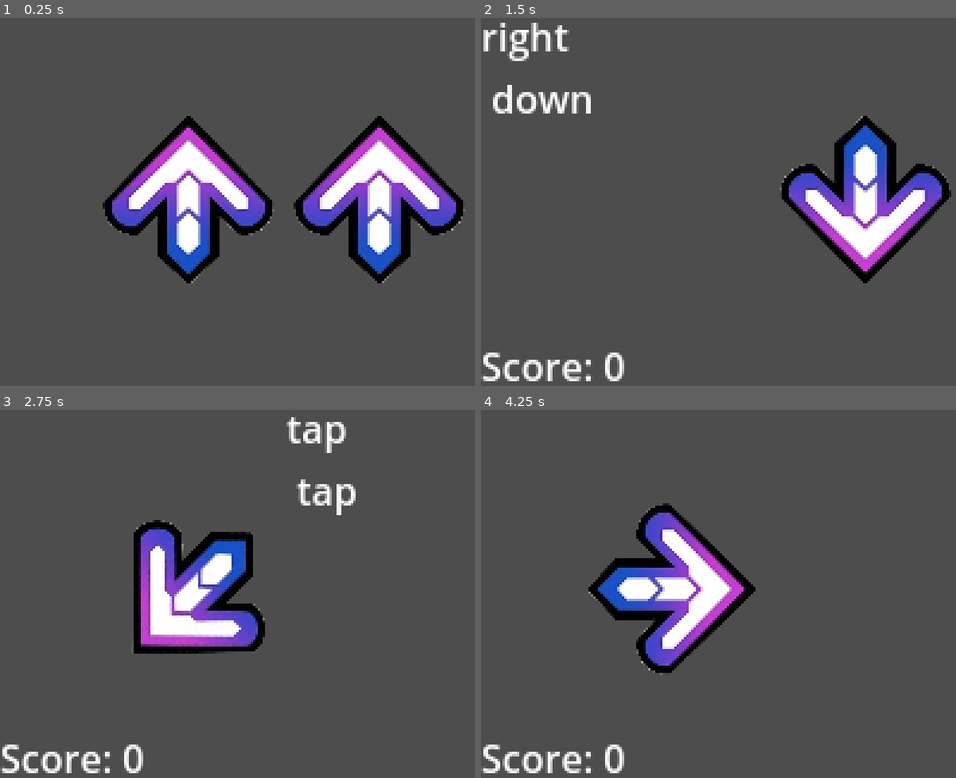
Above: before the commit, frames 1-4 (two rows, left to right).
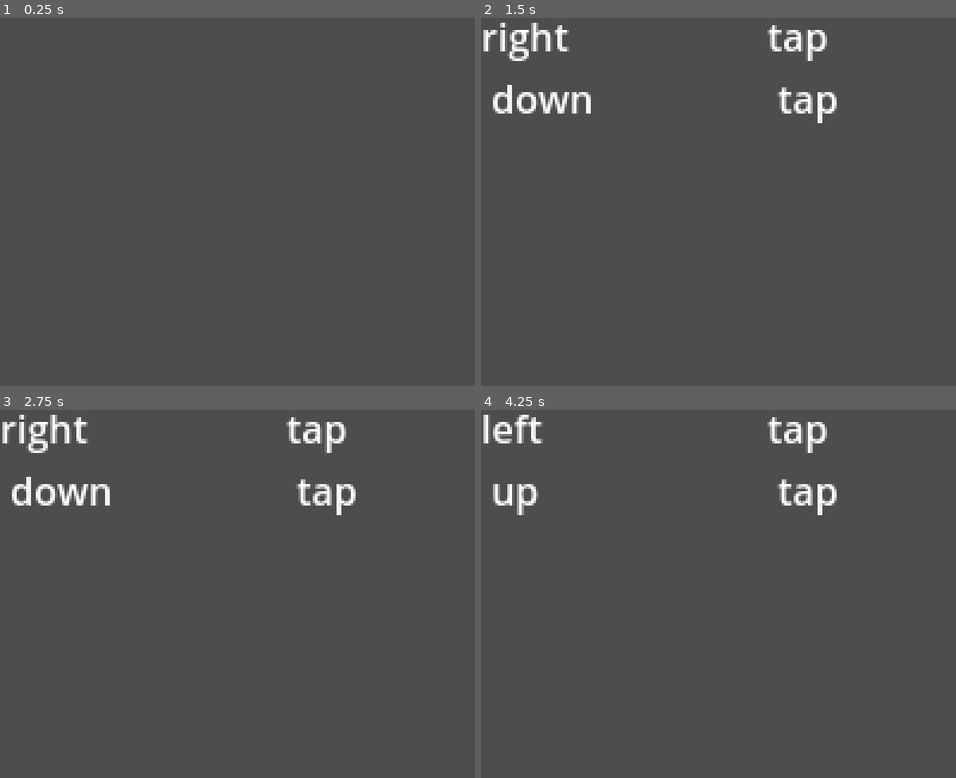
Above: after the commit, the same moments.

Repository: deleff/Mobile-Rhythm-Game
Game: Godot game, scene res://mainGame/MainGame.tscn
Same seed, same stepped clock (60 frames per second), same inputs: the game is played once before the commit and once after it.
Inputs (mouse positions are in pixels of both pictures, inside the frame that each line leads up to):
- Up to frame 1 (0.25 s): no input
- Up to frame 2 (1.5 s): tap Enter at 0.5 s; move the mouse to (894, 179) at 0.52 s; click (894, 179) at 0.67 s; drag from (652, 220) to (737, 275) at 1.27 s
- Up to frame 3 (2.75 s): move the mouse to (342, 505) at 2.02 s; click (342, 505) at 2.17 s
- Up to frame 4 (4.25 s): tap Space at 2.75 s; drag from (737, 667) to (595, 535) at 2.77 s; tap Enter at 3.5 s; move the mouse to (937, 649) at 3.52 s; click (937, 649) at 3.67 s

The runs differ from the first frame. In frame 1, 17% of the frame differs, in the area x 21-98%, y 26-73%; in frame 2, 10%; in frame 3, 11%; in frame 4, 11%.

Commit message:
fix bpm

Diff:
--- a/mainGame/MainGame.gd
+++ b/mainGame/MainGame.gd
@@ -13,20 +13,29 @@
 var arrowRightY: String
 
 var beatTimer = Timer.new()
+var introTimer = Timer.new()
 var randomNumberGenerator = RandomNumberGenerator.new()
 
 # Called when the node enters the scene tree for the first time.
 func _ready():
+	$ArrowSpriteLeft2D.visible = false
+	$ArrowSpriteRight2D.visible = false
+	add_child(introTimer)
+	introTimer.one_shot = true
 	add_child(beatTimer)
 	beatTimer.one_shot = false
 	$SongsAudioStreamPlayer2D.stream = load("res://music/Heaven.mp3")
-	beatTimer.start(1)
+	introTimer.start(15)
 	$SongsAudioStreamPlayer2D.play()
+	introTimer.timeout.connect(_on_intro_timer_timeout)
 	beatTimer.timeout.connect(_on_beat_timer_timeout)
 	$ArrowSpriteLeft2D.global_position.x = (get_viewport_rect().size.x / 3)
 	$ArrowSpriteLeft2D.global_position.y = (get_viewport_rect().size.y / 2)
 	$ArrowSpriteRight2D.global_position.x = 2 * (get_viewport_rect().size.x / 3)
 	$ArrowSpriteRight2D.global_position.y = (get_viewport_rect().size.y / 2)
+
+func _on_intro_timer_timeout():
+	beatTimer.start(0.43)
 
 func _on_beat_timer_timeout():
 	## Get player input from last turn
@@ -42,13 +51,16 @@
 	## Reset player input
 	$Controller.reset_controller_positions()
 
-	## Reset arrow direction
+	## Reset arrows
 	arrowLeftX = PersistentData.RIGHT
-	$ArrowSpriteLeft2D.visible = false
-	$ArrowSpriteRight2D.visible = false
+	#$ArrowSpriteLeft2D.visible = false
+	#$ArrowSpriteRight2D.visible = false
+	#$ArrowSpriteLeft2D.texture = load("res://sprites/arrow.png")
+	#$ArrowSpriteRight2D.texture = load("res://sprites/arrow.png")
+
 	while arrowChoicePrevious == arrowChoice:
 		randomNumberGenerator.randomize()
-		arrowChoice = randomNumberGenerator.randi_range(0,8)
+		arrowChoice = randomNumberGenerator.randi_range(0,7)
 
 	match arrowChoice:
 		0:
@@ -84,8 +96,8 @@
 			arrowX = PersistentData.LEFT
 			arrowY = PersistentData.UP
 		8:
-			$ArrowSpriteLeft2D.visible = false
-			$ArrowSpriteRight2D.visible = false
+			$ArrowSpriteLeft2D.texture = load("res://sprites/tap.png")
+			$ArrowSpriteRight2D.texture = load("res://sprites/tap.png")
 			arrowLeftX = PersistentData.TAP
 			arrowLeftY = PersistentData.TAP
 			arrowRightX = PersistentData.TAP
Binary file added: sprites/tap.png
Not shown, added: sprites/tap.png.import
Not shown, changed: mobile_controls.apk
Not shown, changed: mobile_controls.apk.idsig
